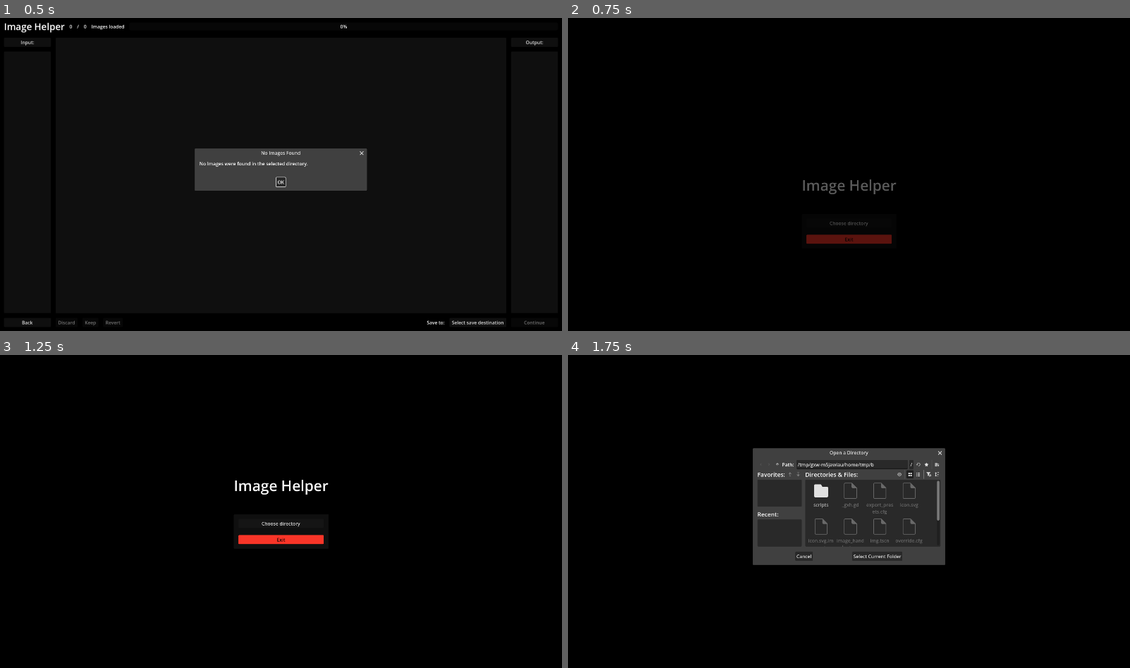
Above: before the commit, frames 1-4 (two rows, left to right).
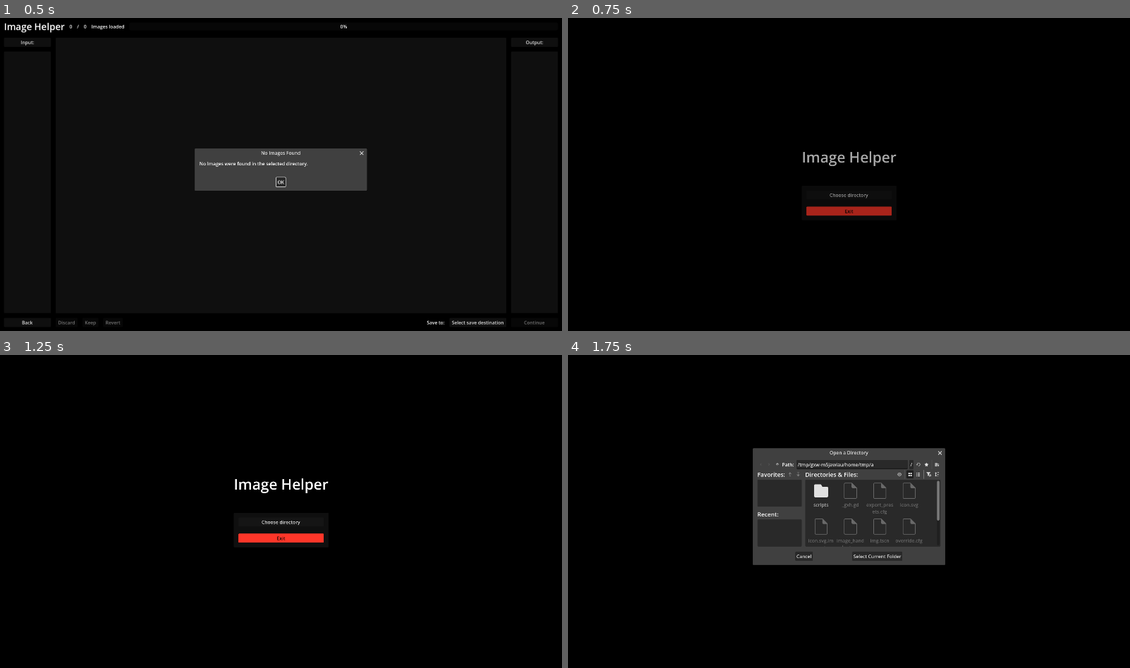
Above: after the commit, the same moments.

Repository: JanWack/PhotoHelperForMyMom
Game: Godot game, scene res://image_handler.tscn
Two runs of this game, one before a commit and one after it. Both use one fixed random seed, a clock stepped at 60 frames per second and the inputs below. This scene is started directly instead of the project's main scene.
Inputs:
- Up to frame 1 (0.5 s): no input
- Up to frame 2 (0.75 s): click "OK" at 0.5 s
- Up to frame 3 (1.25 s): no input
- Up to frame 4 (1.75 s): click "Choose directory" at 1.25 s

Frame 1 is identical in both runs. In frame 2, 1.5% of the frame differs, in the area x 41-59%, y 42-73%; in frame 3, 0.5%; in frame 4, less than 0.1%.

Commit message:
animations mmm

Diff:
--- a/GodotProject/image_handler.tscn
+++ b/GodotProject/image_handler.tscn
@@ -33,11 +33,11 @@
 corner_radius_bottom_right = 3
 corner_radius_bottom_left = 3
 
-[node name="ImageHandler" type="Node" unique_id=1394452686 node_paths=PackedStringArray("input_images", "keep_list", "preiev", "scroll_container", "discard", "keep" …(203 unchanged characters)…
+[node name="ImageHandler" type="Node" unique_id=1394452686 node_paths=PackedStringArray("input_images", "keep_list", "preview", "scroll_container", "discard", "keep" …(203 unchanged characters)…
 script = ExtResource("1_ru1wp")
 input_images = NodePath("Control/MarginContainer/VBoxContainer/HBoxContainer/VBoxContainer2/ScrollContainer/PanelContainer/MarginContainer/InList")
 keep_list = NodePath("Control/MarginContainer/VBoxContainer/HBoxContainer/VBoxContainer3/ScrollContainer2/PanelContainer/MarginContainer/KeepList")
-preiev = NodePath("Control/MarginContainer/VBoxContainer/HBoxContainer/VBoxContainer/PanelContainer/Preiev")
+preview = NodePath("Control/MarginContainer/VBoxContainer/HBoxContainer/VBoxContainer/PanelContainer/Preiev")
 scroll_container = NodePath("Control/MarginContainer/VBoxContainer/HBoxContainer/VBoxContainer2/ScrollContainer")
 discard = NodePath("Control/MarginContainer/VBoxContainer/HBoxContainer/VBoxContainer/HBoxContainer/Discard")
 keep = NodePath("Control/MarginContainer/VBoxContainer/HBoxContainer/VBoxContainer/HBoxContainer/Keep")
--- a/GodotProject/img.tscn
+++ b/GodotProject/img.tscn
@@ -5,16 +5,12 @@
 [sub_resource type="StyleBoxEmpty" id="StyleBoxEmpty_1fttx"]
 
 [sub_resource type="StyleBoxFlat" id="StyleBoxFlat_crskw"]
-bg_color = Color(0.6, 0.6, 0.6, 0)
-border_width_left = 5
-border_width_top = 5
-border_width_right = 5
-border_width_bottom = 5
+bg_color = Color(1, 1, 1, 0.13333334)
+border_width_left = 2
+border_width_top = 2
+border_width_right = 2
+border_width_bottom = 2
 border_color = Color(1, 1, 1, 1)
-corner_radius_top_left = 4
-corner_radius_top_right = 4
-corner_radius_bottom_right = 4
-corner_radius_bottom_left = 4
 
 [node name="TextureRect" type="TextureRect" unique_id=1432908667 node_paths=PackedStringArray("button", "selected_indicator")]
 anchors_preset = 15
--- a/GodotProject/scripts/image_handler.gd
+++ b/GodotProject/scripts/image_handler.gd
@@ -4,7 +4,7 @@
 
 @export var input_images: VBoxContainer
 @export var keep_list: VBoxContainer
-@export var preiev: TextureRect
+@export var preview: TextureRect
 @export var scroll_container: ScrollContainer
 @export var discard: Button
 @export var keep: Button
@@ -32,7 +32,7 @@
 		if not img:
 			if current_img:
 				current_img.selected_indicator.hide()
-			preiev.texture = null
+			preview.texture = null
 			discard.disabled = true
 			keep.disabled = true
 			revert.disabled = true
@@ -71,22 +71,15 @@
 func _ready() -> void:
 	current_img = null
 
+	# Connect signals
 	done.confirmed.connect(exit_to_menu)
 	go_back.confirmed.connect(exit_to_menu)
 	confirmation_dialog.confirmed.connect(save_images)
 	thread_warning.canceled.connect(func(): continue_and_stop_thread.emit(false))
 	thread_warning.confirmed.connect(func(): continue_and_stop_thread.emit(true))
+	file_dialog.dir_selected.connect(out_dir_selected)
 	Global.loaded.connect(update_progress_bar)
-	file_dialog.dir_selected.connect(out_dir_selected)
-
-	Global.preview_img.connect(
-		func(img_texture: CustomTextureRect):
-			if img_texture != current_img:
-				var img: Image = Image.new()
-				img.load(img_texture.img_path)
-				preiev.texture = ImageTexture.create_from_image(img)
-				current_img = img_texture
-	)
+	Global.preview_img.connect(preview_image)
 
 	var parse: bool = setup_progress_bar()
 	if parse:
@@ -125,6 +118,20 @@
 		return true
 
 
+func preview_image(img_obj: CustomTextureRect) -> void:
+	if img_obj != current_img:
+		var img: Image = Image.new()
+		var tween: Tween = get_tree().create_tween()
+
+		preview.modulate = Color.BLACK
+
+		img.load(img_obj.img_path)
+		preview.texture = ImageTexture.create_from_image(img)
+		current_img = img_obj
+
+		tween.tween_property(preview, "modulate", Color.WHITE, 0.4).set_trans(Tween.TRANS_SINE).set_ease(Tween.EASE_OUT)
+
+
 func save_images() -> void:
 	for c: CustomTextureRect in keep_list.get_children():
 		var new_path: StringName = str(c.img_dir, "/copy_", c.img_name)
--- a/GodotProject/scripts/root.gd
+++ b/GodotProject/scripts/root.gd
@@ -19,11 +19,11 @@
 				accept_dialog.popup()
 	)
 
-	ui.position.y += 200
+	ui.position.y += 100
 	var tween: Tween = get_tree().create_tween()
 	tween.set_parallel(true)
-	tween.tween_property(ui, "modulate", Color.WHITE, 0.8).set_trans(Tween.TRANS_SINE).set_ease(Tween.EASE_OUT)
-	tween.tween_property(ui, "position", Vector2(0.0, 0.0), 0.8).set_trans(Tween.TRANS_SINE).set_ease(Tween.EASE_OUT)
+	tween.tween_property(ui, "modulate", Color.WHITE, 0.4).set_trans(Tween.TRANS_SINE).set_ease(Tween.EASE_OUT)
+	tween.tween_property(ui, "position", Vector2(0.0, 0.0), 0.4).set_trans(Tween.TRANS_SINE).set_ease(Tween.EASE_OUT)
 
 
 func _on_choose_dir_pressed() -> void:
